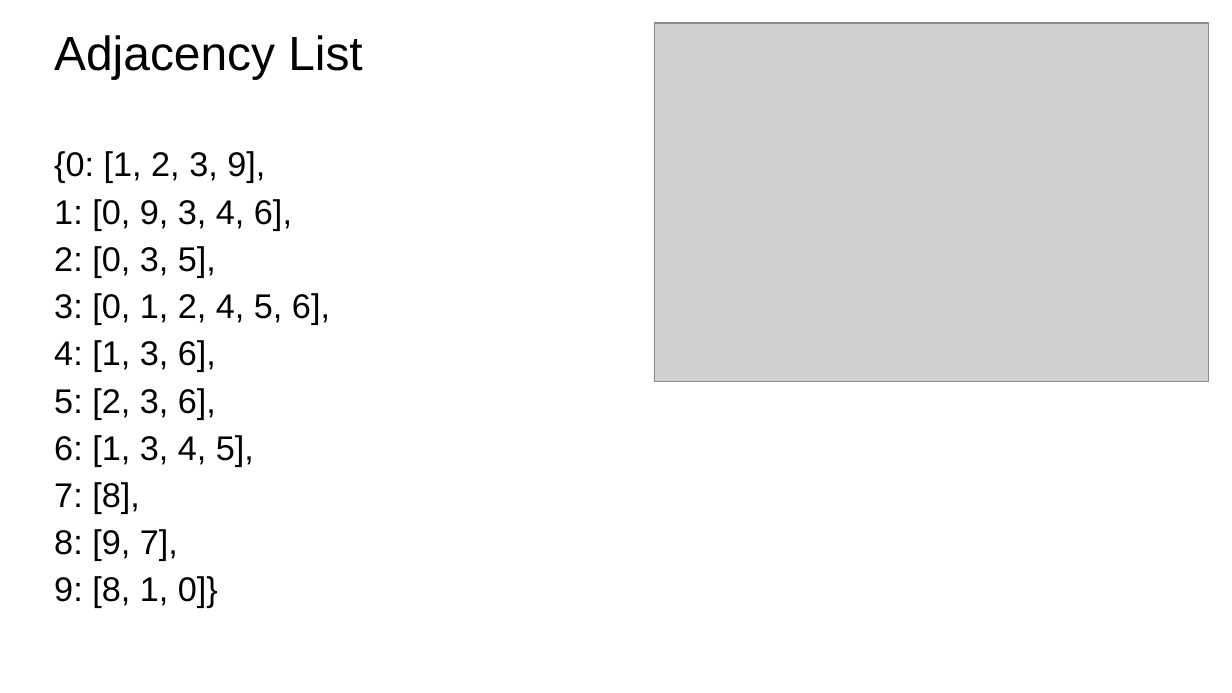
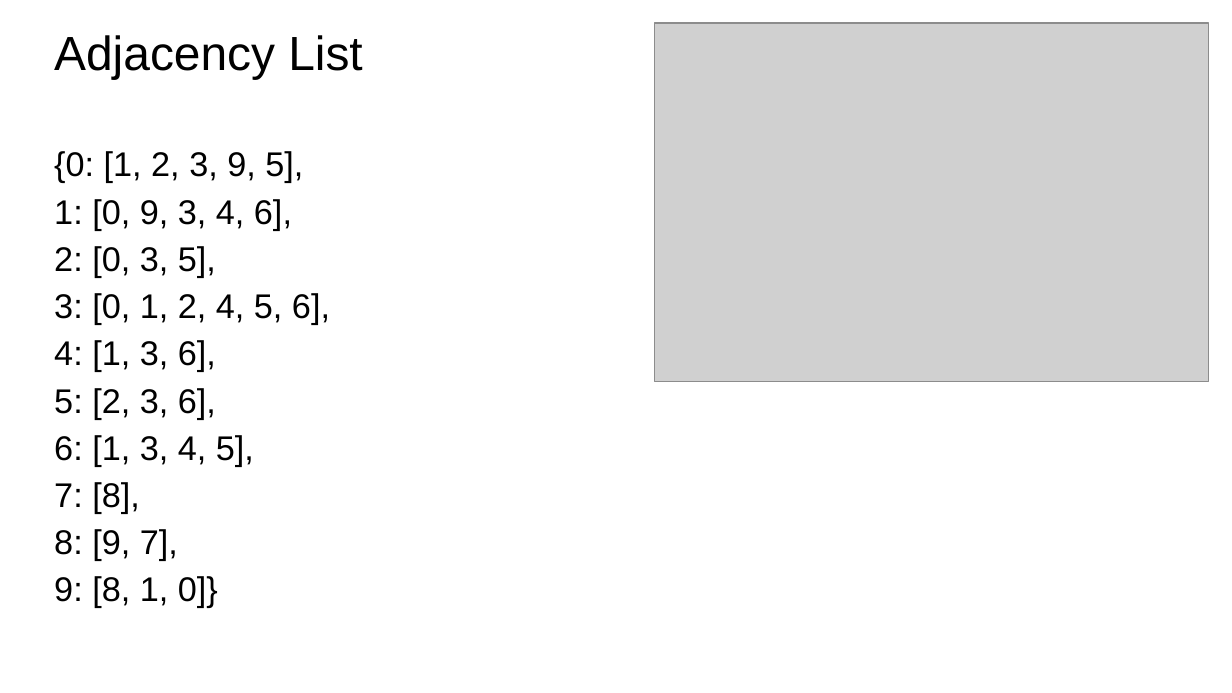
Before and after one commit to bodacea/datascienceforbeginners, a slide deck: slide 18 of Session 09 Learning Relationships.ppt. Drawn at 1232x693 pixels with LibreOffice and Linux fonts; fonts in the diff are those of the drawing; grey boxes stand for pictures. Boxes give left, top, right and bottom in pixels: in the first picture for what was removed or moved away, otherwise in the second. Text is boxed around its words. In the diff, an @@ line names an element or a change of style, - is before the commit and + after.

```diff
--- a/Session 09 Learning Relationships.ppt
+++ b/Session 09 Learning Relationships.ppt
@@ text at <box>54,151,303,183</box>: text changed @@
-{0: [1, 2, 3, 9],
+{0: [1, 2, 3, 9, 5],
```
Also in this commit, not shown: 2 other slides changed, 4 slides added, 7 other files.
